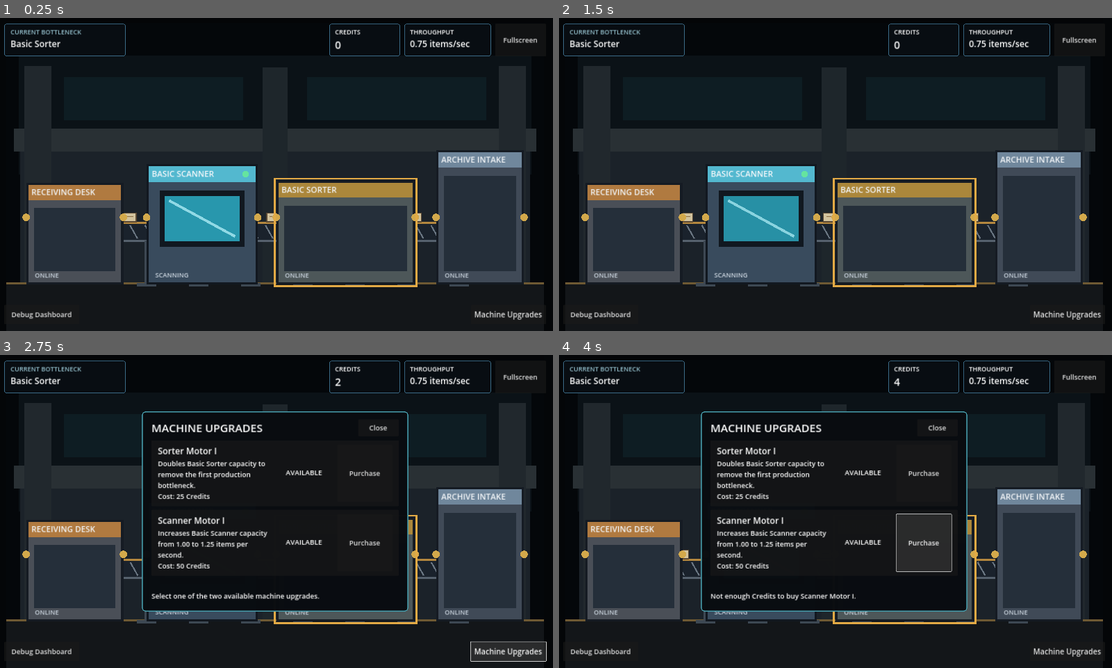
Above: before the commit, frames 1-4 (two rows, left to right).
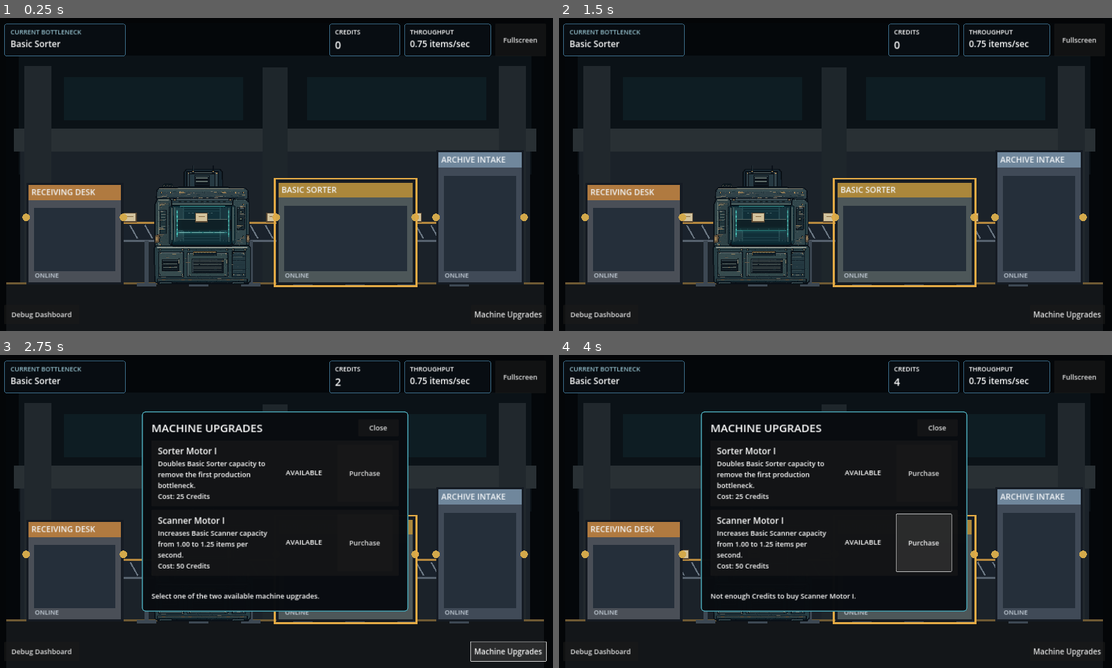
Above: after the commit, the same moments.

Repository: Kevin-ai111/ARCHIVE-ZERO
Game: Godot game, scene res://scenes/world/archive_room.tscn
Same seed, same stepped clock (60 frames per second), same inputs: the game is played once before the commit and once after it.
Inputs:
- Up to frame 1 (0.25 s): no input
- Up to frame 2 (1.5 s): click "Debug Dashboard" at 0.5 s; click "Return to Archive Room" at 1.25 s
- Up to frame 3 (2.75 s): click "Machine Upgrades" at 2 s
- Up to frame 4 (4 s): click "Purchase" at 2.75 s; click "Purchase" at 3.5 s

The runs differ from the first frame. In frame 1, 6.3% of the frame differs, in the area x 25-48%, y 47-86%; in frame 2, 6.3%; in frame 3, 0.5%; in frame 4, 0.5%.

Commit message:
Integrate Basic Scanner production art

Diff:
--- /dev/null
+++ b/scenes/machines/basic_scanner_visual.tscn
@@ -0,0 +1,54 @@
+[gd_scene load_steps=7 format=3]
+
+[ext_resource type="Script" path="res://scripts/presentation/scanner_visual.gd" id="1_scanner"]
+[ext_resource type="Texture2D" path="res://assets/machines/basic_scanner/AZ_SCN_back_idle_2x.png" id="2_back"]
+[ext_resource type="Texture2D" path="res://assets/machines/basic_scanner/AZ_SCN_emissive_idle_2x.png" id="3_idle"]
+[ext_resource type="Texture2D" path="res://assets/machines/basic_scanner/AZ_SCN_scan_beam_2x.png" id="4_scan"]
+[ext_resource type="Texture2D" path="res://assets/machines/basic_scanner/AZ_SCN_front_mask_2x.png" id="5_front"]
+[ext_resource type="Texture2D" path="res://assets/machines/basic_scanner/AZ_SCN_upgrade_motor_2x.png" id="6_motor"]
+
+[node name="BasicScanner" type="Node2D"]
+z_index = 12
+z_as_relative = false
+texture_filter = 2
+script = ExtResource("1_scanner")
+
+[node name="ScannerBack" type="Sprite2D" parent="."]
+unique_name_in_owner = true
+z_index = 5
+z_as_relative = false
+position = Vector2(0, -208)
+scale = Vector2(0.5, 0.5)
+texture = ExtResource("2_back")
+
+[node name="IdleEmissive" type="Sprite2D" parent="."]
+unique_name_in_owner = true
+z_index = 7
+z_as_relative = false
+position = Vector2(0, -208)
+scale = Vector2(0.5, 0.5)
+texture = ExtResource("3_idle")
+
+[node name="ScanBeam" type="Sprite2D" parent="."]
+unique_name_in_owner = true
+z_index = 8
+z_as_relative = false
+position = Vector2(0, -208)
+scale = Vector2(0.5, 0.5)
+texture = ExtResource("4_scan")
+
+[node name="ScannerFront" type="Sprite2D" parent="."]
+unique_name_in_owner = true
+z_index = 10
+z_as_relative = false
+position = Vector2(0, -208)
+scale = Vector2(0.5, 0.5)
+texture = ExtResource("5_front")
+
+[node name="MotorUpgrade" type="Sprite2D" parent="."]
+unique_name_in_owner = true
+z_index = 11
+z_as_relative = false
+position = Vector2(0, -208)
+scale = Vector2(0.5, 0.5)
+texture = ExtResource("6_motor")
--- a/scenes/world/archive_room.tscn
+++ b/scenes/world/archive_room.tscn
@@ -1,10 +1,11 @@
-[gd_scene load_steps=7 format=3]
+[gd_scene load_steps=8 format=3]
 
 [ext_resource type="Script" path="res://scripts/presentation/archive_room.gd" id="1_room"]
 [ext_resource type="Script" path="res://scripts/presentation/machine_placeholder.gd" id="2_machine"]
-[ext_resource type="Script" path="res://scripts/presentation/scanner_visual.gd" id="3_scanner"]
+[ext_resource type="PackedScene" path="res://scenes/machines/basic_scanner_visual.tscn" id="3_scanner"]
 [ext_resource type="Script" path="res://scripts/presentation/conveyor_visual.gd" id="4_conveyor"]
 [ext_resource type="PackedScene" path="res://scenes/ui/gameplay_hud.tscn" id="5_hud"]
+[ext_resource type="Script" path="res://scripts/presentation/decorative_parcel_visual.gd" id="6_parcels"]
 
 [node name="ArchiveRoom" type="Node2D"]
 script = ExtResource("1_room")
@@ -109,6 +110,13 @@
 unique_name_in_owner = true
 script = ExtResource("4_conveyor")
 
+[node name="DecorativeParcels" type="Node2D" parent="Conveyors"]
+unique_name_in_owner = true
+z_index = 6
+z_as_relative = false
+script = ExtResource("6_parcels")
+conveyor_path = NodePath("../Conveyor")
+
 [node name="Machines" type="Node2D" parent="."]
 z_index = 10
 
@@ -122,10 +130,9 @@
 body_color = Color(0.29, 0.31, 0.34, 1)
 accent_color = Color(0.69, 0.48, 0.25, 1)
 
-[node name="BasicScanner" type="Node2D" parent="Machines"]
+[node name="BasicScanner" parent="Machines" instance=ExtResource("3_scanner")]
 unique_name_in_owner = true
 position = Vector2(708, 920)
-script = ExtResource("3_scanner")
 
 [node name="BasicSorter" type="Node2D" parent="Machines"]
 unique_name_in_owner = true
--- a/scripts/presentation/archive_room.gd
+++ b/scripts/presentation/archive_room.gd
@@ -3,7 +3,7 @@
 const SCANNER_MACHINE_ID := &"basic_scanner"
 
 @onready var receiving_desk: MachinePlaceholderVisual = %ReceivingDesk
-@onready var scanner: ScannerPlaceholderVisual = %BasicScanner
+@onready var scanner: BasicScannerVisual = %BasicScanner
 @onready var sorter: MachinePlaceholderVisual = %BasicSorter
 @onready var archive_intake: MachinePlaceholderVisual = %ArchiveIntake
 @onready var conveyor: ConveyorPlaceholderVisual = %Conveyor
--- a/scripts/presentation/conveyor_visual.gd
+++ b/scripts/presentation/conveyor_visual.gd
@@ -85,9 +85,3 @@
 	for support_x in range(int(path_start_x) + 80, int(path_end_x), 180):
 		draw_line(Vector2(support_x, belt_top + belt_height), Vector2(support_x, ground_baseline_y), Color("3d4853"), 15.0)
 		draw_line(Vector2(support_x - 34.0, ground_baseline_y), Vector2(support_x + 34.0, ground_baseline_y), Color("3d4853"), 11.0)
-
-	for item_position in get_item_positions():
-		var parcel_rect := Rect2(item_position - PARCEL_SIZE * 0.5, PARCEL_SIZE)
-		draw_rect(parcel_rect, Color("d2c39d"), true)
-		draw_rect(parcel_rect, Color("5b4934"), false, 3.0)
-		draw_line(item_position - Vector2(10.0, 2.0), item_position + Vector2(11.0, -2.0), Color("896c43"), 3.0)
--- /dev/null
+++ b/scripts/presentation/decorative_parcel_visual.gd
@@ -0,0 +1,39 @@
+class_name DecorativeParcelVisual
+extends Node2D
+
+@export var conveyor_path: NodePath
+
+@onready var conveyor: ConveyorPlaceholderVisual = get_node(conveyor_path) as ConveyorPlaceholderVisual
+
+
+func _ready() -> void:
+	if conveyor == null:
+		push_error("DecorativeParcelVisual requires a ConveyorPlaceholderVisual source.")
+	set_process(conveyor != null)
+	queue_redraw()
+
+
+func _process(_delta: float) -> void:
+	queue_redraw()
+
+
+func get_item_positions() -> PackedVector2Array:
+	return PackedVector2Array() if conveyor == null else conveyor.get_item_positions()
+
+
+func _draw() -> void:
+	if conveyor == null:
+		return
+	for item_position in conveyor.get_item_positions():
+		var parcel_rect := Rect2(
+			item_position - ConveyorPlaceholderVisual.PARCEL_SIZE * 0.5,
+			ConveyorPlaceholderVisual.PARCEL_SIZE
+		)
+		draw_rect(parcel_rect, Color("d2c39d"), true)
+		draw_rect(parcel_rect, Color("5b4934"), false, 3.0)
+		draw_line(
+			item_position - Vector2(10.0, 2.0),
+			item_position + Vector2(11.0, -2.0),
+			Color("896c43"),
+			3.0
+		)
--- a/scripts/presentation/scanner_visual.gd
+++ b/scripts/presentation/scanner_visual.gd
@@ -1,25 +1,57 @@
-class_name ScannerPlaceholderVisual
+class_name BasicScannerVisual
 extends Node2D
+
+const LAYER_CENTER := Vector2(0.0, -208.0)
+const DISPLAY_SIZE := Vector2(384.0, 416.0)
+const EXPORT_SIZE := Vector2(768.0, 832.0)
+const LAYER_SCALE := Vector2(0.5, 0.5)
+const SCAN_TRAVEL := 47.0
+const SCAN_ANGULAR_SPEED := 2.4
+const ENABLED_MODULATE := Color.WHITE
+const DISABLED_MODULATE := Color(0.42, 0.48, 0.52, 1.0)
 
 @export var machine_id: StringName = &"basic_scanner"
 @export var display_name := "BASIC SCANNER"
-@export var visual_size := Vector2(384.0, 416.0)
+@export var visual_size := DISPLAY_SIZE
 
 var machine_enabled := true
 var is_active := false
 var has_motor_upgrade := false
 var is_bottleneck := false
-var _pulse_time := 0.0
+var _animation_time := 0.0
+
+@onready var scanner_back: Sprite2D = %ScannerBack
+@onready var idle_emissive: Sprite2D = %IdleEmissive
+@onready var scan_beam: Sprite2D = %ScanBeam
+@onready var scanner_front: Sprite2D = %ScannerFront
+@onready var motor_upgrade: Sprite2D = %MotorUpgrade
 
 
 func _ready() -> void:
+	_apply_layer_state()
+	_update_animation()
 	queue_redraw()
 
 
 func _process(delta: float) -> void:
-	if is_active:
-		_pulse_time = fmod(_pulse_time + delta, TAU)
-		queue_redraw()
+	advance_visual_animation(delta)
+
+
+func advance_visual_animation(delta: float) -> void:
+	if not is_active or delta <= 0.0:
+		return
+	_animation_time = fmod(_animation_time + delta, TAU / SCAN_ANGULAR_SPEED)
+	_update_animation()
+	queue_redraw()
+
+
+func set_scan_phase_for_preview(phase: float) -> void:
+	_animation_time = clampf(phase, 0.0, 1.0) * TAU / SCAN_ANGULAR_SPEED
+	_update_animation()
+
+
+func set_texture_filter_mode(filter_mode: CanvasItem.TextureFilter) -> void:
+	texture_filter = filter_mode
 
 
 func apply_visual_state(enabled: bool, active: bool, upgraded: bool, bottleneck: bool) -> void:
@@ -27,6 +59,9 @@
 	is_active = active and enabled
 	has_motor_upgrade = upgraded
 	is_bottleneck = bottleneck
+	if is_node_ready():
+		_apply_layer_state()
+		_update_animation()
 	queue_redraw()
 
 
@@ -40,41 +75,55 @@
 		"active": is_active,
 		"upgraded": has_motor_upgrade,
 		"bottleneck": is_bottleneck,
+		"idle_visible": idle_emissive.visible,
+		"scan_visible": scan_beam.visible,
+		"upgrade_visible": motor_upgrade.visible,
+		"scan_offset_y": scan_beam.position.y - LAYER_CENTER.y,
+		"texture_filter": texture_filter,
 	}
+
+
+func get_asset_geometry_snapshot() -> Dictionary:
+	return {
+		"export_size": scanner_back.texture.get_size(),
+		"display_size": visual_size,
+		"layer_center": scanner_back.position,
+		"layer_scale": scanner_back.scale,
+		"pivot_local": Vector2.ZERO,
+		"parcel_center_local_y": -232.0,
+		"conveyor_contact_local_y": -217.0,
+		"back_z": scanner_back.z_index,
+		"idle_z": idle_emissive.z_index,
+		"scan_z": scan_beam.z_index,
+		"front_z": scanner_front.z_index,
+		"upgrade_z": motor_upgrade.z_index,
+	}
+
+
+func _apply_layer_state() -> void:
+	var casing_modulate := ENABLED_MODULATE if machine_enabled else DISABLED_MODULATE
+	scanner_back.self_modulate = casing_modulate
+	scanner_front.self_modulate = casing_modulate
+	idle_emissive.visible = machine_enabled
+	scan_beam.visible = is_active
+	motor_upgrade.visible = has_motor_upgrade
+	motor_upgrade.self_modulate = ENABLED_MODULATE if machine_enabled else DISABLED_MODULATE
+
+
+func _update_animation() -> void:
+	var wave := sin(_animation_time * SCAN_ANGULAR_SPEED)
+	scan_beam.position = LAYER_CENTER + Vector2(0.0, wave * SCAN_TRAVEL)
+	if is_active:
+		idle_emissive.self_modulate = Color(1.0, 1.0, 1.0, 0.82 + wave * 0.10)
+		scan_beam.self_modulate = Color(1.0, 1.0, 1.0, 0.72 + wave * 0.16)
+	else:
+		idle_emissive.self_modulate = Color(1.0, 1.0, 1.0, 0.52)
 
 
 func _draw() -> void:
 	var rect := get_visual_rect()
-	var body := Color("394b5d") if machine_enabled else Color("20262e")
-	var trim := Color("53b8cf") if machine_enabled else Color("555d66")
-	var pulse := 0.55 + sin(_pulse_time * 3.0) * 0.20 if is_active else 0.18
-
-	draw_rect(rect, Color("121820"), true)
-	draw_rect(rect.grow(-8.0), body, true)
-	draw_rect(Rect2(rect.position + Vector2(8.0, 8.0), Vector2(rect.size.x - 16.0, 54.0)), trim, true)
-	draw_rect(Rect2(rect.position + Vector2(46.0, 92.0), Vector2(rect.size.x - 92.0, 194.0)), Color("111820"), true)
-	draw_rect(Rect2(rect.position + Vector2(63.0, 111.0), Vector2(rect.size.x - 126.0, 155.0)), Color(0.20, 0.82, 0.93, pulse), true)
-	draw_line(Vector2(rect.position.x + 78.0, rect.position.y + 126.0), Vector2(rect.end.x - 78.0, rect.position.y + 250.0), Color(0.75, 0.97, 1.0, pulse), 9.0)
-
-	var port_y := -232.0
-	draw_circle(Vector2(-visual_size.x * 0.5, port_y), 13.0, Color("d3a94b"))
-	draw_circle(Vector2(visual_size.x * 0.5, port_y), 13.0, Color("d3a94b"))
-
-	var light_color := Color("65e49f") if is_active else (Color("e6bd57") if machine_enabled else Color("c85d62"))
-	draw_circle(Vector2(rect.end.x - 42.0, rect.position.y + 35.0), 11.0, light_color)
-
-	if has_motor_upgrade:
-		draw_rect(Rect2(Vector2(rect.end.x - 82.0, rect.position.y + 308.0), Vector2(58.0, 78.0)), Color("42c9a1"), true)
-		draw_circle(Vector2(rect.end.x - 53.0, rect.position.y + 330.0), 10.0, Color("c9ffee"))
-		draw_string(ThemeDB.fallback_font, Vector2(rect.end.x - 74.0, rect.position.y + 375.0), "M1", HORIZONTAL_ALIGNMENT_CENTER, 42.0, 20, Color("11251f"))
-
 	if is_bottleneck:
-		draw_rect(rect.grow(5.0), Color("e3aa45"), false, 6.0)
-
+		draw_rect(rect.grow(5.0), Color(0.89, 0.67, 0.27, 0.92), false, 6.0)
 	if not machine_enabled:
-		draw_rect(rect.grow(-10.0), Color(0.04, 0.05, 0.07, 0.68), true)
-		draw_line(rect.position + Vector2(26.0, 26.0), rect.end - Vector2(26.0, 26.0), Color("c96868"), 10.0)
-
-	draw_string(ThemeDB.fallback_font, Vector2(rect.position.x + 18.0, rect.position.y + 44.0), display_name, HORIZONTAL_ALIGNMENT_LEFT, rect.size.x - 70.0, 28, Color("f3f7fa"))
-	var state_text := "SCANNING" if is_active else ("READY" if machine_enabled else "DISABLED")
-	draw_string(ThemeDB.fallback_font, Vector2(rect.position.x + 30.0, rect.end.y - 25.0), state_text, HORIZONTAL_ALIGNMENT_LEFT, rect.size.x - 60.0, 22, Color("cbd5df"))
+		draw_circle(Vector2(rect.end.x - 28.0, rect.position.y + 28.0), 12.0, Color("c85d62"))
+		draw_line(rect.position + Vector2(42.0, 54.0), rect.end - Vector2(42.0, 54.0), Color(0.78, 0.25, 0.28, 0.82), 9.0)
--- a/tests/visual_foundation_test.gd
+++ b/tests/visual_foundation_test.gd
@@ -21,6 +21,7 @@
 func _run_tests() -> void:
 	_test_project_configuration()
 	var room := await _test_archive_room_layout_and_hud()
+	await _test_scanner_asset_layers_and_occlusion(room)
 	await _test_scanner_visual_states(room)
 	await _test_gameplay_hud_purchase(room)
 	await _test_presentation_does_not_change_simulation(room)
@@ -128,16 +129,31 @@
 func _test_scanner_visual_states(room: Node2D) -> void:
 	_reset_simulation()
 	await get_tree().process_frame
-	var scanner: ScannerPlaceholderVisual = room.get_node("%BasicScanner") as ScannerPlaceholderVisual
+	var scanner: BasicScannerVisual = room.get_node("%BasicScanner") as BasicScannerVisual
 	var state := scanner.get_state_snapshot()
 	_expect_true(bool(state["enabled"]), "Scanner visual starts enabled")
 	_expect_true(bool(state["active"]), "Scanner visual responds to active production")
 	_expect_true(not bool(state["upgraded"]), "Scanner visual starts without Motor I")
+	_expect_true(bool(state["idle_visible"]), "Enabled scanner shows its independent idle lighting")
+	_expect_true(bool(state["scan_visible"]), "Active production shows the cyan scan beam")
+	_expect_true(not bool(state["upgrade_visible"]), "Motor I layer starts hidden")
+
+	GameState.restore_state(25, 25, 0, 0.0)
+	SimulationManager.purchase_upgrade("sorter_motor_1")
+	await get_tree().process_frame
+	state = scanner.get_state_snapshot()
+	_expect_true(bool(state["bottleneck"]), "Scanner art receives bottleneck feedback after Sorter Motor I")
+
+	_reset_simulation()
+	await get_tree().process_frame
 
 	SimulationManager.set_machine_enabled(&"basic_scanner", false)
 	await get_tree().process_frame
 	state = scanner.get_state_snapshot()
 	_expect_true(not bool(state["enabled"]) and not bool(state["active"]), "Scanner visual responds to disabled state")
+	_expect_true(not bool(state["idle_visible"]) and not bool(state["scan_visible"]), "Disabled scanner turns off lighting and scan layers")
+	_expect_true(scanner.scanner_back.self_modulate != Color.WHITE, "Disabled scanner dims the rear casing")
+	_expect_true(scanner.scanner_front.self_modulate != Color.WHITE, "Disabled scanner dims the front frame")
 
 	SimulationManager.set_machine_enabled(&"basic_scanner", true)
 	GameState.restore_state(50, 50, 0, 0.0)
@@ -146,7 +162,74 @@
 	state = scanner.get_state_snapshot()
 	_expect_equal(purchase_result, SimulationManager.PurchaseResult.SUCCESS, "Scanner upgrade purchase succeeds")
 	_expect_true(bool(state["upgraded"]), "Scanner visual displays owned Motor I")
+	_expect_true(bool(state["upgrade_visible"]), "Motor I owns an independently toggleable render layer")
 	_expect_true(bool(state["active"]), "Scanner remains active after upgrade")
+
+	SimulationManager.set_machine_enabled(&"basic_scanner", false)
+	await get_tree().process_frame
+	state = scanner.get_state_snapshot()
+	_expect_true(bool(state["upgrade_visible"]), "Motor I remains installed while scanner is disabled")
+	_expect_true(not bool(state["scan_visible"]), "Motor I visibility does not force active scanning")
+
+
+func _test_scanner_asset_layers_and_occlusion(room: Node2D) -> void:
+	var scanner: BasicScannerVisual = room.get_node("%BasicScanner") as BasicScannerVisual
+	var parcels: DecorativeParcelVisual = room.get_node("%DecorativeParcels") as DecorativeParcelVisual
+	var conveyor: ConveyorPlaceholderVisual = room.get_node("%Conveyor") as ConveyorPlaceholderVisual
+	var geometry := scanner.get_asset_geometry_snapshot()
+
+	_expect_vector(scanner.position, Vector2(708.0, 920.0), "Scanner art preserves approved world pivot")
+	_expect_vector(geometry["export_size"], Vector2(768.0, 832.0), "Scanner layers use the verified 768x832 export canvas")
+	_expect_vector(geometry["display_size"], Vector2(384.0, 416.0), "Scanner layers display at approved 384x416 size")
+	_expect_vector(geometry["layer_center"], Vector2(0.0, -208.0), "Scanner layer centre produces a bottom-centre pivot")
+	_expect_vector(geometry["layer_scale"], Vector2(0.5, 0.5), "Scanner 2x exports resolve to native logical size")
+	_expect_close(scanner.position.y + float(geometry["parcel_center_local_y"]), 688.0, "Scanner opening aligns to parcel centreline")
+	_expect_close(scanner.position.y + float(geometry["conveyor_contact_local_y"]), 703.0, "Scanner opening aligns to conveyor contact surface")
+	_expect_equal(scanner.texture_filter, CanvasItem.TEXTURE_FILTER_LINEAR, "Scanner uses linear filtering for fractional display scaling")
+
+	var layers: Array[Sprite2D] = [
+		scanner.scanner_back,
+		scanner.idle_emissive,
+		scanner.scan_beam,
+		scanner.scanner_front,
+		scanner.motor_upgrade,
+	]
+	for layer: Sprite2D in layers:
+		_expect_vector(layer.texture.get_size(), Vector2(768.0, 832.0), "%s keeps the shared export canvas" % layer.name)
+		_expect_vector(layer.scale, Vector2(0.5, 0.5), "%s keeps shared display scale" % layer.name)
+		_expect_true(not layer.z_as_relative, "%s uses explicit presentation-layer ordering" % layer.name)
+
+	_expect_true(int(geometry["back_z"]) < parcels.z_index, "Parcels render in front of scanner rear casing")
+	_expect_true(parcels.z_index < int(geometry["idle_z"]), "Scanner lighting can illuminate parcels")
+	_expect_true(parcels.z_index < int(geometry["front_z"]), "Parcels render behind scanner front frame")
+	_expect_true(int(geometry["front_z"]) < int(geometry["upgrade_z"]), "Motor I remains above the front frame")
+	_expect_true(room.get_node("Conveyors").z_index < parcels.z_index, "Parcels are separated from the conveyor surface layer")
+
+	var front_image := scanner.scanner_front.texture.get_image()
+	var back_image := scanner.scanner_back.texture.get_image()
+	var motor_image := scanner.motor_upgrade.texture.get_image()
+	_expect_close(front_image.get_pixel(384, 368).a, 0.0, "Front mask is transparent at parcel centre in the scanner opening")
+	_expect_true(front_image.get_pixel(150, 368).a > 0.0, "Front mask retains opaque side-frame occlusion")
+	_expect_true(back_image.get_pixel(384, 368).a > 0.0, "Rear casing provides the visible chamber behind parcels")
+	_expect_close(motor_image.get_pixel(384, 368).a, 0.0, "Motor I layer does not obstruct the scanner opening")
+
+	var parcel_inside_opening := false
+	for item_position: Vector2 in parcels.get_item_positions():
+		if item_position.x > 607.0 and item_position.x < 809.0 and is_equal_approx(item_position.y, 688.0):
+			parcel_inside_opening = true
+			break
+	_expect_true(parcel_inside_opening, "Decorative parcel path crosses the transparent scanner opening")
+	_expect_equal(parcels.get_item_positions(), conveyor.get_item_positions(), "Parcel renderer reads positions without owning simulation")
+
+	scanner.set_process(false)
+	scanner.set_scan_phase_for_preview(0.25)
+	var high_offset := float(scanner.get_state_snapshot()["scan_offset_y"])
+	scanner.set_scan_phase_for_preview(0.75)
+	var low_offset := float(scanner.get_state_snapshot()["scan_offset_y"])
+	_expect_close(high_offset, 47.0, "Active scan line reaches approved lower travel")
+	_expect_close(low_offset, -47.0, "Active scan line reaches approved upper travel")
+	scanner.set_scan_phase_for_preview(0.0)
+	scanner.set_process(true)
 
 
 func _test_gameplay_hud_purchase(room: Node2D) -> void:
Binary file added: assets/machines/basic_scanner/AZ_SCN_back_idle_2x.png
Not shown, added: assets/machines/basic_scanner/AZ_SCN_back_idle_2x.png.import
Binary file added: assets/machines/basic_scanner/AZ_SCN_emissive_idle_2x.png
Not shown, added: assets/machines/basic_scanner/AZ_SCN_emissive_idle_2x.png.import
Binary file added: assets/machines/basic_scanner/AZ_SCN_front_mask_2x.png
Not shown, added: assets/machines/basic_scanner/AZ_SCN_front_mask_2x.png.import
Binary file added: assets/machines/basic_scanner/AZ_SCN_scan_beam_2x.png
Not shown, added: assets/machines/basic_scanner/AZ_SCN_scan_beam_2x.png.import
Binary file added: assets/machines/basic_scanner/AZ_SCN_upgrade_motor_2x.png
Not shown, added: assets/machines/basic_scanner/AZ_SCN_upgrade_motor_2x.png.import
Binary file added: docs/screenshots/basic-scanner-scan-animation-960x540.gif
Binary file added: docs/screenshots/scanner-art-1280x720.png
(and 10 more such lines)
